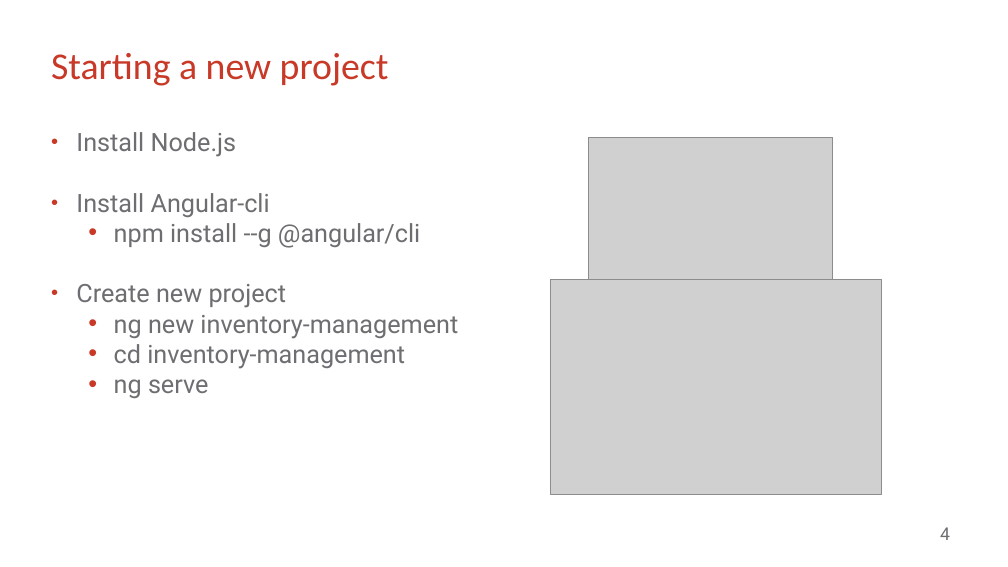
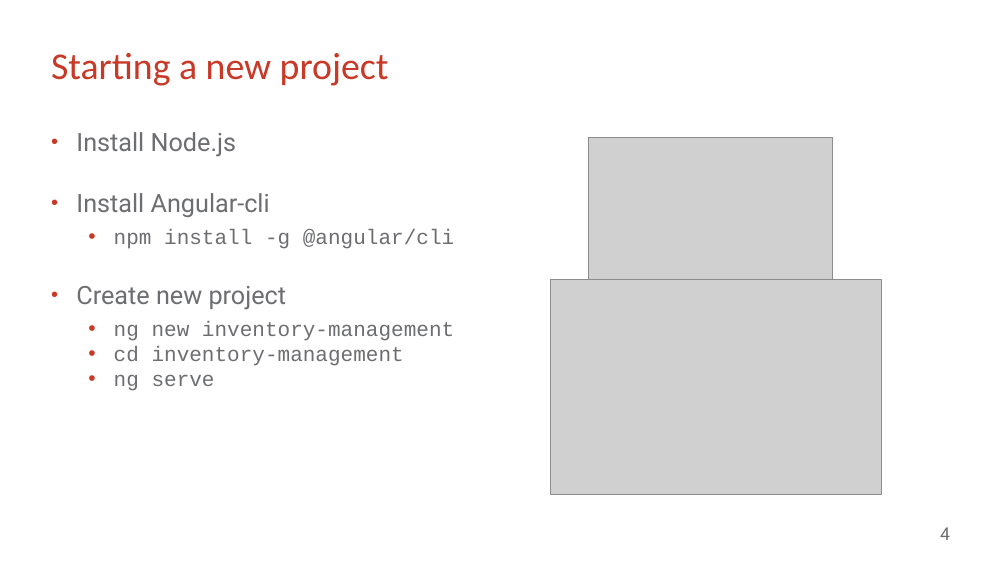
Before and after one commit to ViliusArminas/NRD_Akademija_2018_04, a slide deck: slide 4 of angular_project_part1.pptx. Drawn at 1008x567 pixels with LibreOffice and Linux fonts; fonts in the diff are those of the drawing; grey boxes stand for pictures; background and template pictures are left out. Boxes give left, top, right and bottom in pixels: in the first picture for what was removed or moved away, otherwise in the second. Text is boxed around its words. In the diff, an @@ line names an element or a change of style, - is before the commit and + after.

```diff
--- a/angular_project_part1.pptx
+++ b/angular_project_part1.pptx
@@ subtitle at (76, 193, 454, 391): size 24 to 20 pt, font Roboto to Courier New in "ng new inventory-management", "cd inventory-management", "ng serve"; more space between paragraphs @@
@@ subtitle at (114, 229, 454, 249): text changed; size 24 to 20 pt; font Roboto to Courier New @@
-  • npm install --g @angular/cli
+  • npm install -g @angular/cli
```
Also in this commit, not shown: 4 other slides changed, 1 other file.
